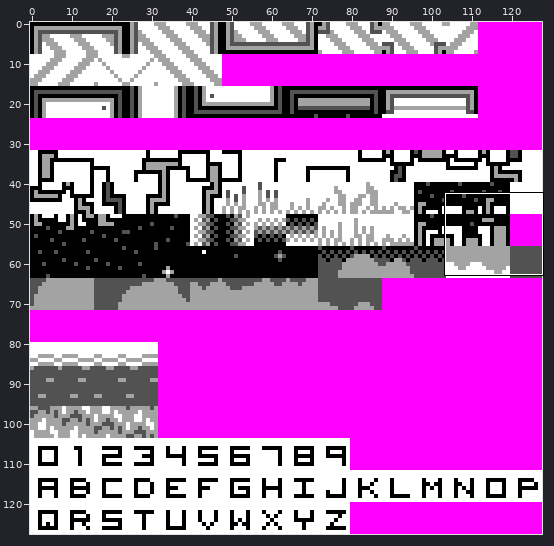
A sprite sheet gets an edit: src/data/tiles.bg.png. The picture above shows the old version from afar; the outline marks the close-up.
Close-up. Before the commit:
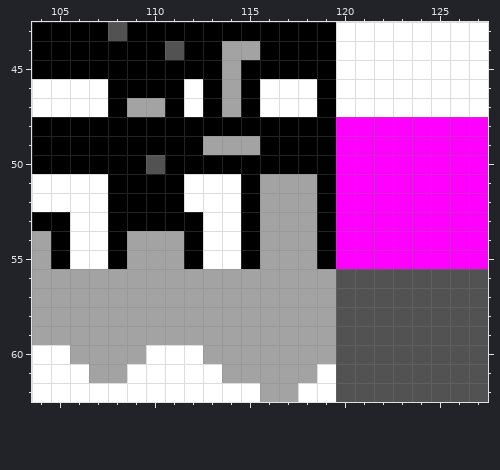
The file is 128x128 pixels. Shown: x 104..127, y 43..62. The commit also changed other parts of the picture, which this record leaves out.
The same view after the edit:
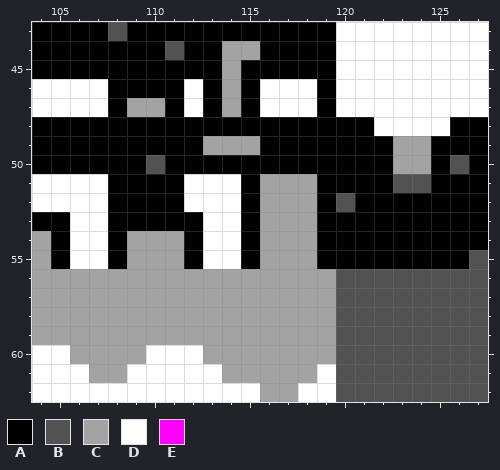
Palette (. is transparent): A #000000  B #525252  C #a3a3a3  D #ffffff  E #ff00ff
The edit:
Changed rows in their new state; - is an unchanged pixel.
first column x 120:
48 AADDDDAA
49 AAACCAAA
50 AAACCABA
51 AAABBAAA
52 BAAAAAAA
53 AAAAAAAA
54 AAAAAAAA
55 AAAAAAAB
